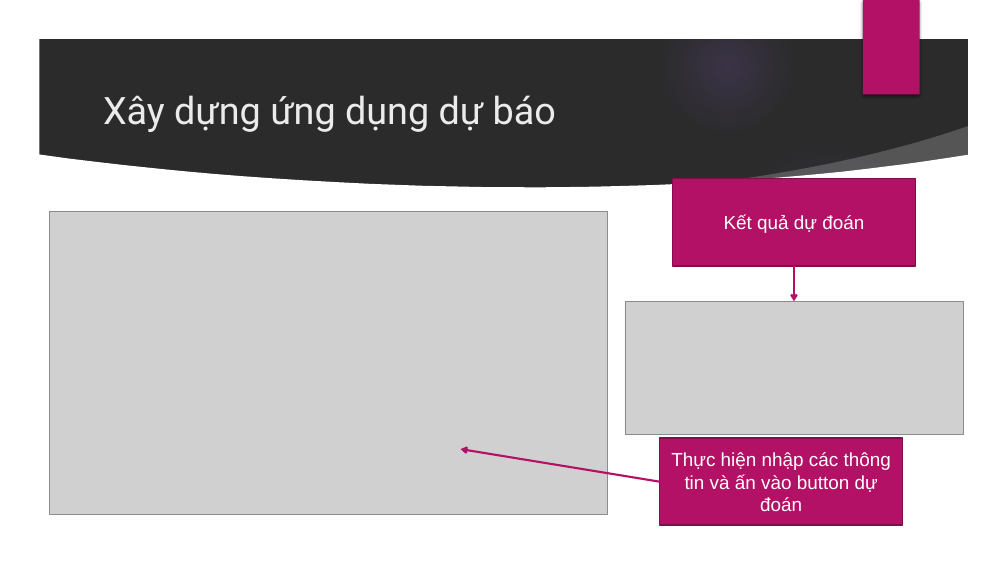
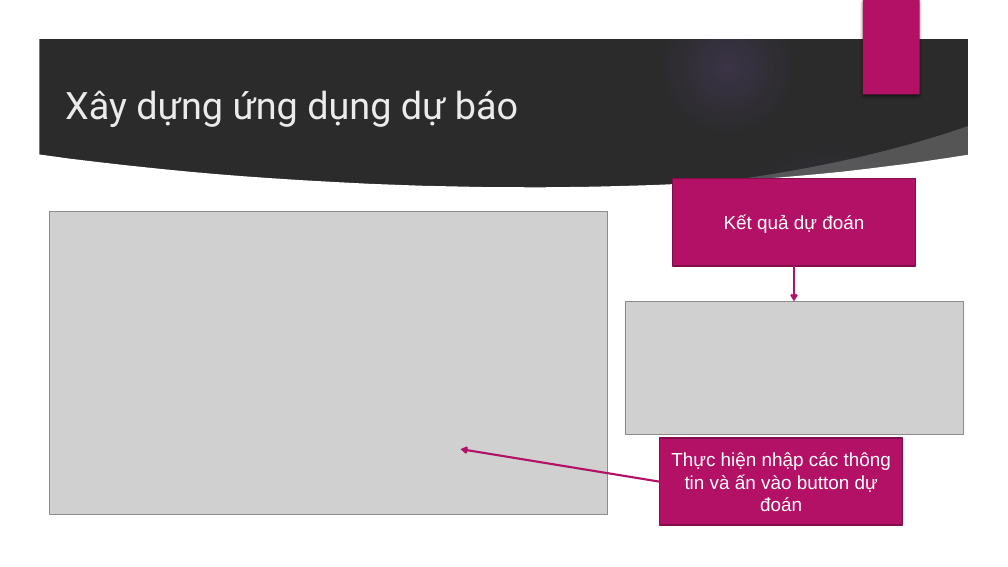
Before and after one commit to DesertFoxee/ai_room_price_prediction, a slide deck: slide 21 of Slide.pptx (slide 22 before the commit). Drawn at 1008x567 pixels with LibreOffice and Linux fonts; fonts in the diff are those of the drawing; grey boxes stand for pictures; background and template pictures are left out; a plain dark background stands for a picture behind light text. Boxes give left, top, right and bottom in pixels: in the first picture for what was removed or moved away, otherwise in the second. Text is boxed around its words. In the diff, an @@ line names an element or a change of style, - is before the commit and + after.

```diff
--- a/Slide.pptx
+++ b/Slide.pptx
@@ text "Xây dựng ứng dụng dự ...": place and size @@
-text "Xây dựng ứng dụng dự ..." at (103,95,556,132)
+text "Xây dựng ứng dụng dự ..." at (65,90,518,127)
```
Also in this commit, not shown: 15 other slides changed, 1 slide removed, 1 other file.
